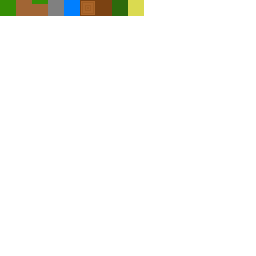
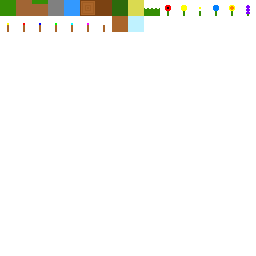
Layered file, before and after one edit (256x256). Changes by layer:
added layer "Water" (80%) above "Glass" over [64, 0, 80, 16]
added layer "Glass" (25%) above "Background" over [128, 16, 144, 32]
painted on "Background" over [7, 0, 250, 32]
